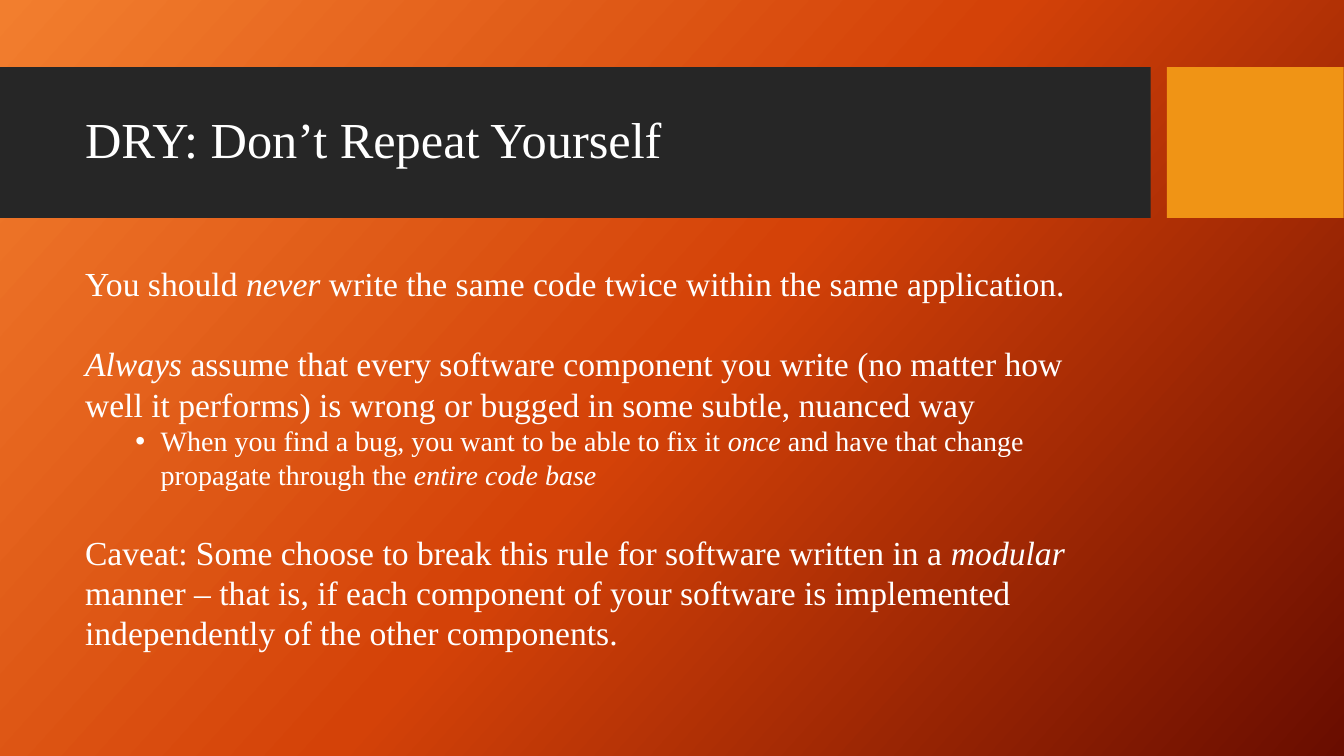
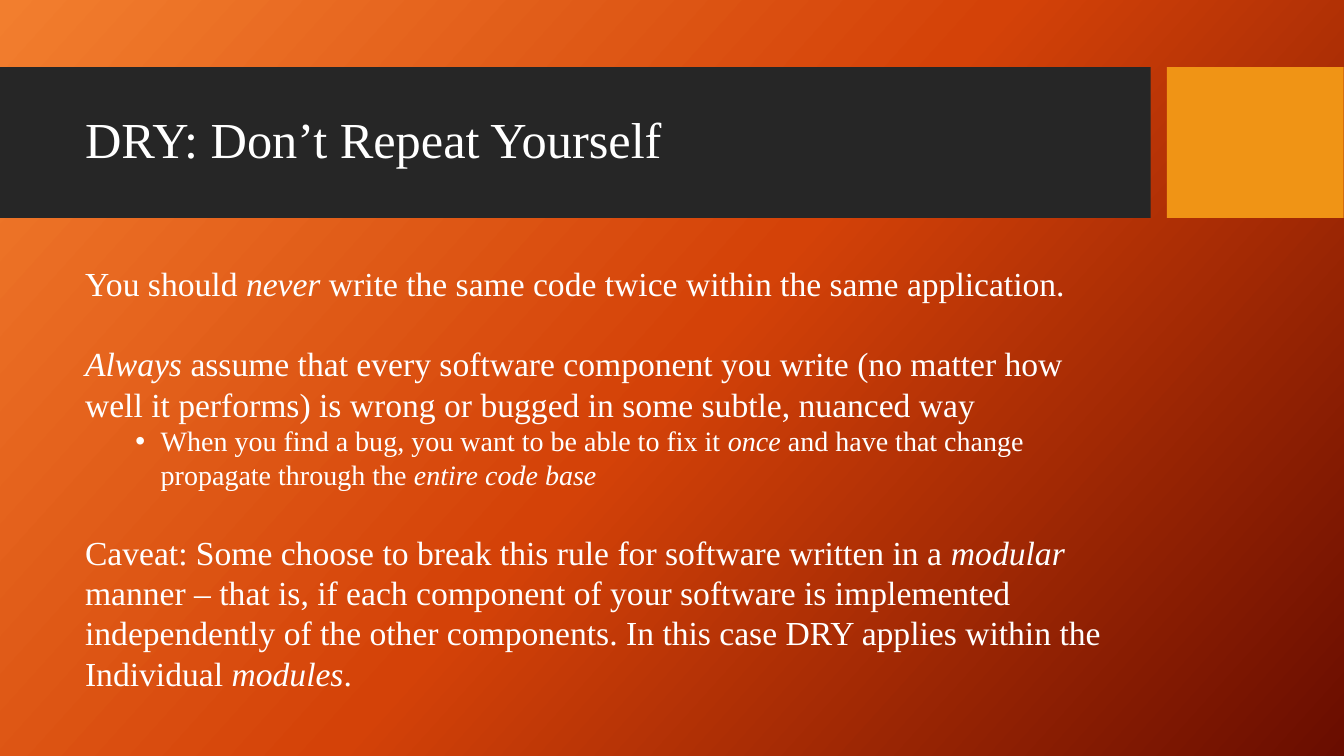
Before and after one commit to giganano/PythonBootcamp, a slide deck: slide 3 of slides/basicSE.pptx. Drawn at 1344x756 pixels with LibreOffice and Linux fonts; fonts in the diff are those of the drawing; background and template pictures are left out. Boxes give left, top, right and bottom in pixels: in the first picture for what was removed or moved away, otherwise in the second. Text is boxed around its words. In the diff, an @@ line names an element or a change of style, - is before the commit and + after.

```diff
--- a/slides/basicSE.pptx
+++ b/slides/basicSE.pptx
@@ text at bbox=[85, 541, 1101, 687]: text changed @@
-Caveat: Some choose to break this rule for software written in a modular manner – that is, if each component of your software is implemented independently of the other components.
+Caveat: Some choose to break this rule for software written in a modular manner – that is, if each component of your software is implemented independently of the other components. In this case DRY applies within the
+Individual modules.
```
Also in this commit, not shown: 5 other slides changed, 1 slide added, 17 other files.
